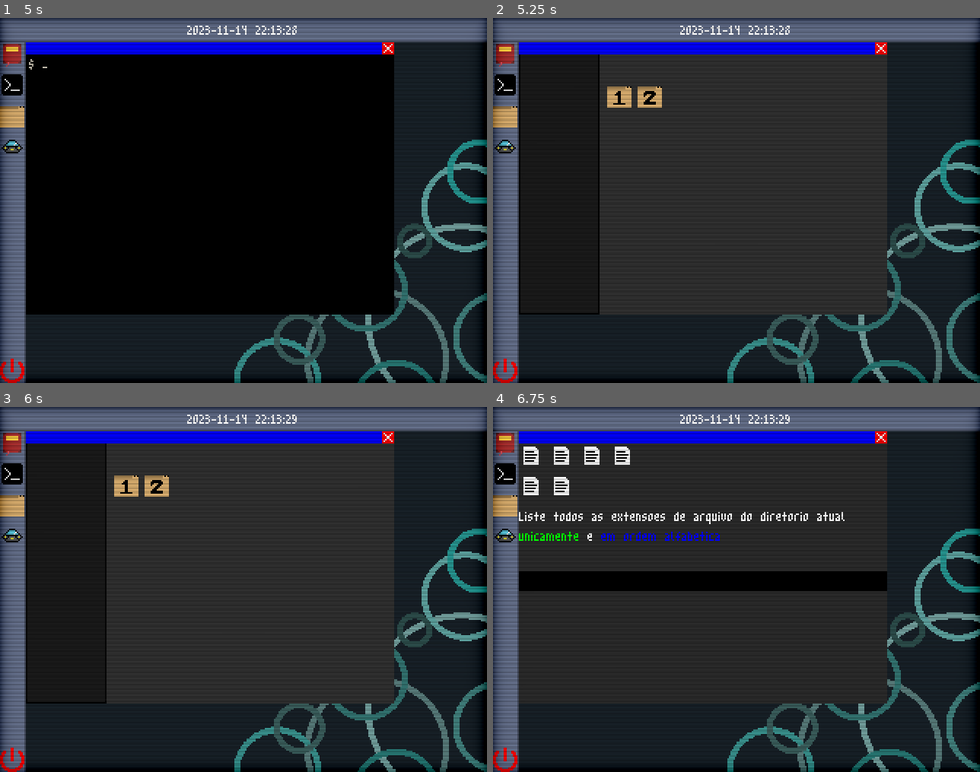
Above: before the commit, frames 1-4 (two rows, left to right).
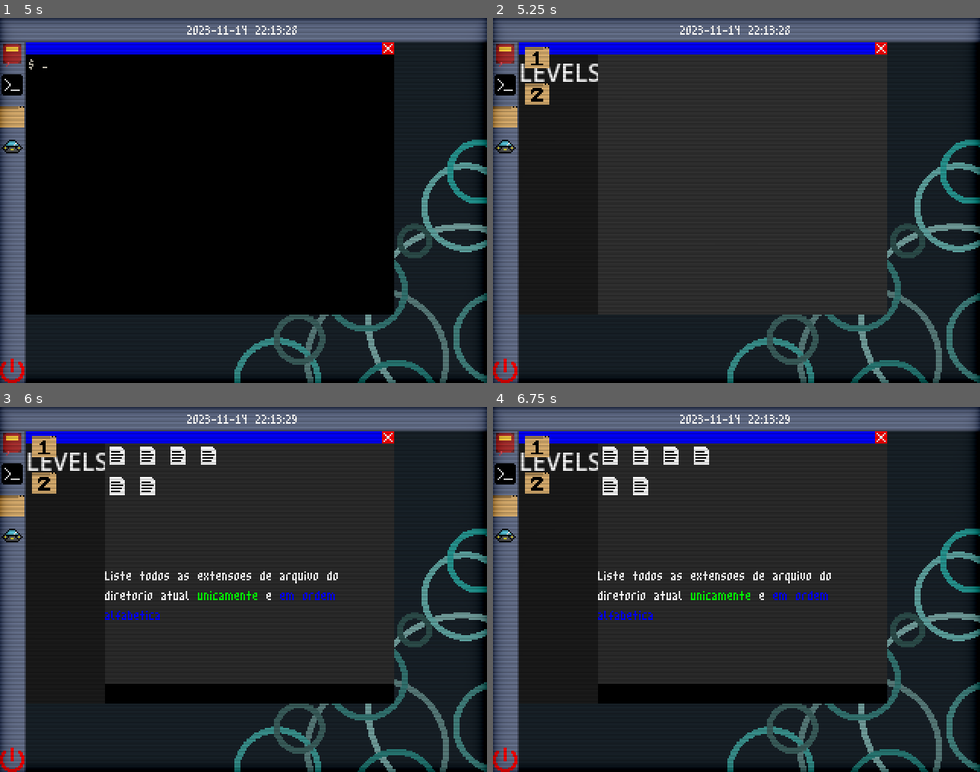
Above: after the commit, the same moments.

Repository: saLucasRd/trabalho-jogo-unix
Game: Godot game, scene res://ui/boot_menu.tscn
Two runs of this game, one before a commit and one after it. Both use one fixed random seed, a clock stepped at 60 frames per second and the inputs below. Sound files missing from this copy of the repository are replaced by a short silence.
Inputs (mouse positions are in pixels of both pictures, inside the frame that each line leads up to; where the layout moved, square brackets give the same spot in the first picture):
- Up to frame 1 (5 s): tap Enter (ui_accept) at 0.5, 0.77 s; move the mouse to (350, 182) at 0.52 s; hold Up 0.53-1.25 s; hold Ctrl 0.53-1.25 s; click (350, 182) at 0.67 s; drag from (146, 218) to (219, 273) at 1.27 s; click (9, 54) at 2 s; click (379, 302) at 2.75 s; click (379, 302) at 3.5 s; click (9, 83) at 4.25 s
- Up to frame 2 (5.25 s): click (502, 116) at 5 s
- Up to frame 3 (6 s): click (43, 480) [155, 483] at 5.75 s
- Up to frame 4 (6.75 s): click (536, 443) [619, 483] at 6.5 s

Frame 1 is identical in both runs. In frame 2, 1.8% of the frame differs, in the area x 5-35%, y 7-82%; in frame 3, 6.5%; in frame 4, 10%, in the area x 5-81%, y 7-82%.

Commit message:
explorer levels, sla

Diff:
--- a/project.godot
+++ b/project.godot
@@ -19,6 +19,7 @@
 
 window/size/viewport_width=320
 window/size/viewport_height=240
+window/size/mode=2
 window/stretch/mode="viewport"
 mouse_cursor/tooltip_position_offset=Vector2(0, 0)
 
--- a/ui/explorer.gd
+++ b/ui/explorer.gd
@@ -3,11 +3,11 @@
 @export var scene_to_instance: PackedScene
 
 func _ready() -> void:
-	$Panel/GridContainer/Level1.pressed.connect(_on_level_1_pressed)
-
+	$Panel2/VBoxContainer/Level1Container/Level1.pressed.connect(_on_level_1_pressed)
 
 func _on_level_1_pressed() -> void:
 	print("pressed")
 	if scene_to_instance:
 		var new_scene = scene_to_instance.instantiate()
-		add_child(new_scene)
+		$Panel.add_child(new_scene)
+		#new_scene.position = Vector2(70, 0)
--- a/ui/explorer.tscn
+++ b/ui/explorer.tscn
@@ -4,14 +4,13 @@
 [ext_resource type="PackedScene" uid="uid://dwq1mdvnentq5" path="res://ui/level.tscn" id="2_2gg6y"]
 [ext_resource type="Texture2D" uid="uid://cbyxaoorcmv7o" path="res://assets/image/level1.png" id="2_roiiw"]
 [ext_resource type="Texture2D" uid="uid://b4ttkj7bq5wud" path="res://assets/image/level2.png" id="3_qyexw"]
+[ext_resource type="Texture2D" uid="uid://otdhoioxvjr3" path="res://assets/image/check.png" id="4_db4xq"]
 
 [sub_resource type="StyleBoxFlat" id="StyleBoxFlat_xdu4t"]
 bg_color = Color(0.103744, 0.103744, 0.103743, 1)
 
 [sub_resource type="StyleBoxFlat" id="StyleBoxFlat_adilw"]
 bg_color = Color(0.190762, 0.190762, 0.190762, 1)
-
-[sub_resource type="Theme" id="Theme_v3uct"]
 
 [node name="Explorer" type="Control"]
 layout_mode = 3
@@ -28,10 +27,75 @@
 anchors_preset = -1
 anchor_right = 0.216
 anchor_bottom = 0.996
-offset_left = 1.0
 offset_right = -0.120003
-offset_bottom = -0.0400085
+offset_bottom = 0.960007
 theme_override_styles/panel = SubResource("StyleBoxFlat_xdu4t")
+
+[node name="Label" type="Label" parent="Panel2"]
+layout_mode = 1
+anchors_preset = -1
+anchor_right = 0.986
+anchor_bottom = 0.096
+offset_right = -0.0340042
+offset_bottom = -0.0400009
+text = "LEVELS"
+horizontal_alignment = 1
+vertical_alignment = 1
+
+[node name="VBoxContainer" type="VBoxContainer" parent="Panel2"]
+layout_mode = 1
+anchors_preset = 15
+anchor_right = 1.0
+anchor_bottom = 1.0
+offset_left = 4.0
+offset_top = 27.0
+offset_right = -2.0
+offset_bottom = -173.0
+grow_horizontal = 2
+grow_vertical = 2
+
+[node name="Level1Container" type="HBoxContainer" parent="Panel2/VBoxContainer"]
+layout_mode = 2
+size_flags_vertical = 4
+alignment = 1
+
+[node name="Level1" type="TextureButton" parent="Panel2/VBoxContainer/Level1Container"]
+layout_mode = 2
+texture_normal = ExtResource("2_roiiw")
+
+[node name="ReferenceRect" type="ReferenceRect" parent="Panel2/VBoxContainer/Level1Container"]
+layout_mode = 2
+size_flags_horizontal = 3
+border_color = Color(1, 0, 0, 0)
+
+[node name="TextureRect" type="TextureRect" parent="Panel2/VBoxContainer/Level1Container"]
+visible = false
+layout_mode = 2
+texture = ExtResource("4_db4xq")
+
+[node name="Control" type="Control" parent="Panel2/VBoxContainer"]
+layout_mode = 2
+size_flags_horizontal = 4
+size_flags_vertical = 3
+
+[node name="Level2Container" type="HBoxContainer" parent="Panel2/VBoxContainer"]
+layout_mode = 2
+size_flags_vertical = 4
+alignment = 1
+
+[node name="Level2" type="TextureButton" parent="Panel2/VBoxContainer/Level2Container"]
+layout_mode = 2
+texture_normal = ExtResource("3_qyexw")
+
+[node name="ReferenceRect" type="ReferenceRect" parent="Panel2/VBoxContainer/Level2Container"]
+layout_mode = 2
+size_flags_horizontal = 3
+border_color = Color(1, 0, 0, 0)
+
+[node name="TextureRect" type="TextureRect" parent="Panel2/VBoxContainer/Level2Container"]
+visible = false
+layout_mode = 2
+texture = ExtResource("4_db4xq")
 
 [node name="Panel" type="Panel" parent="."]
 layout_mode = 1
@@ -39,32 +103,10 @@
 anchor_left = 0.219
 anchor_right = 1.0
 anchor_bottom = 1.0
-offset_left = -0.0800018
+offset_left = -1.08
 grow_horizontal = 2
 grow_vertical = 2
 theme_override_styles/panel = SubResource("StyleBoxFlat_adilw")
 
-[node name="GridContainer" type="GridContainer" parent="Panel"]
-clip_contents = true
-custom_minimum_size = Vector2(10, 10)
-layout_mode = 1
-anchors_preset = -1
-anchor_top = 0.079
-anchor_right = 1.0
-anchor_bottom = 1.0
-offset_left = 5.0
-offset_top = 5.0
-offset_right = -5.0
-offset_bottom = -5.0
-theme = SubResource("Theme_v3uct")
-columns = 3
-
-[node name="Level1" type="TextureButton" parent="Panel/GridContainer"]
-layout_mode = 2
-texture_normal = ExtResource("2_roiiw")
-
-[node name="Level2" type="TextureButton" parent="Panel/GridContainer"]
-layout_mode = 2
-texture_normal = ExtResource("3_qyexw")
-
-[connection signal="pressed" from="Panel/GridContainer/Level1" to="." method="_on_level_1_pressed"]
+[connection signal="pressed" from="Panel2/VBoxContainer/Level1Container/Level1" to="." method="_on_level_1_pressed"]
+[connection signal="pressed" from="Panel2/VBoxContainer/Level2Container/Level2" to="." method="_on_level_1_pressed"]
--- a/ui/level.tscn
+++ b/ui/level.tscn
@@ -44,6 +44,7 @@
 
 [node name="GridContainer2" type="GridContainer" parent="VBoxContainer2"]
 layout_mode = 2
+size_flags_vertical = 3
 columns = 4
 
 [node name="TextureRect" type="TextureRect" parent="VBoxContainer2/GridContainer2"]
@@ -73,6 +74,7 @@
 [node name="RichTextLabel" type="RichTextLabel" parent="VBoxContainer2"]
 custom_minimum_size = Vector2(0, 40)
 layout_mode = 2
+size_flags_vertical = 3
 mouse_filter = 1
 theme_override_fonts/normal_font = ExtResource("1_m123p")
 bbcode_enabled = true
Binary file added: assets/image/check.png
Not shown, added: assets/image/check.png.import
